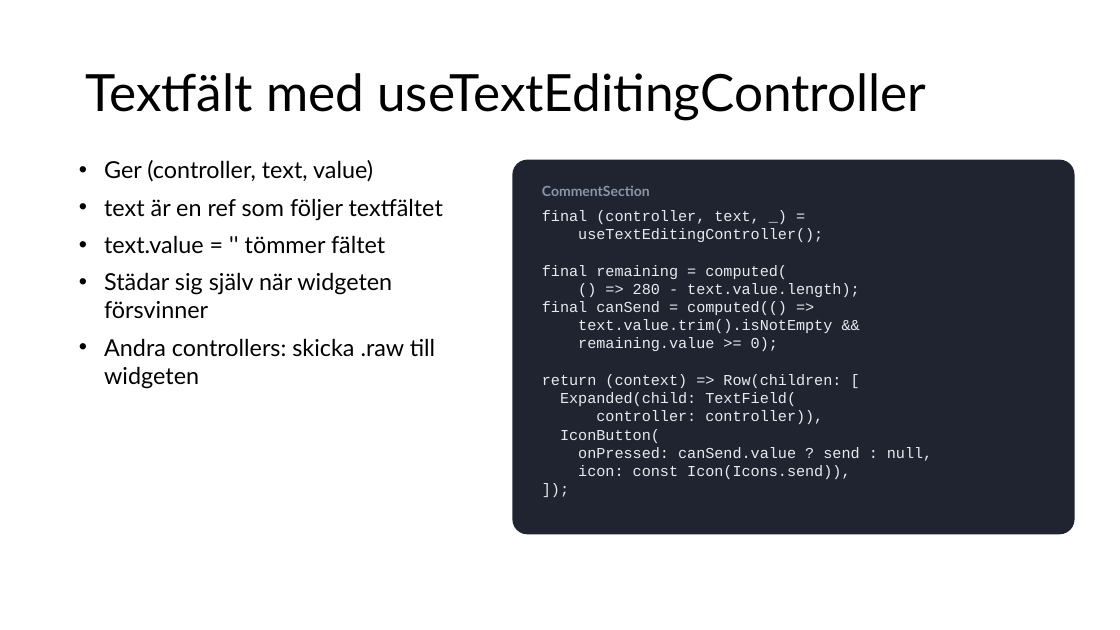
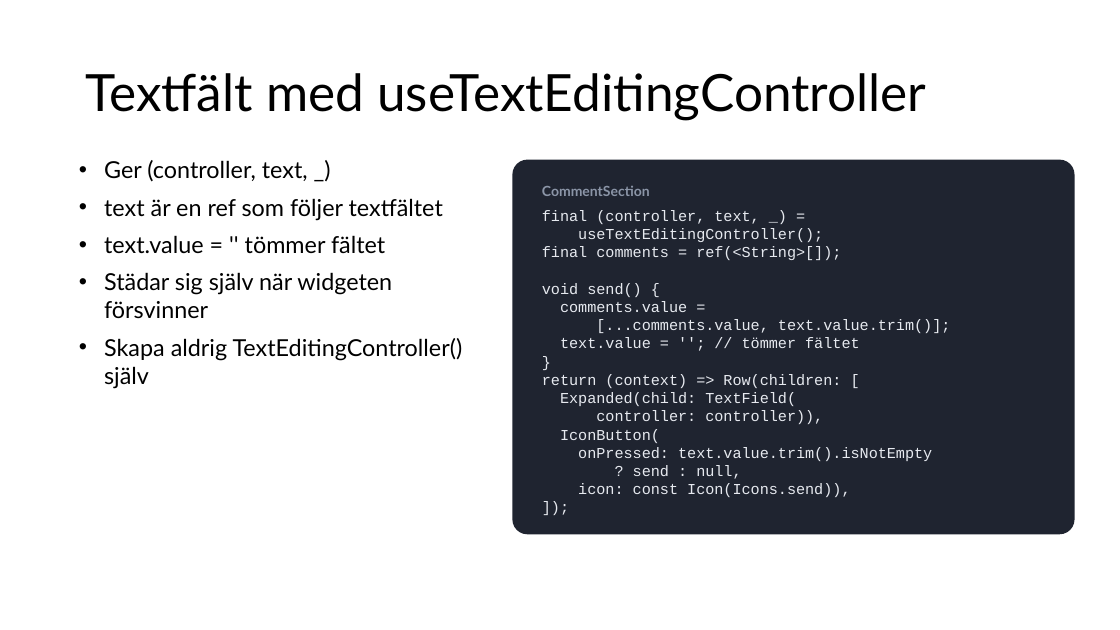
Before and after one commit to abbjetmus/pocketbase-flutter-kurs, a slide deck: slide 63 of Databaser och mobilapputveckling - sammanfattning.pptx (slide 68 before the commit). Drawn at 1120x630 pixels with LibreOffice and Linux fonts; fonts in the diff are those of the drawing. Boxes give left, top, right and bottom in pixels: in the first picture for what was removed or moved away, otherwise in the second. Text is boxed around its words. In the diff, an @@ line names an element or a change of style, - is before the commit and + after.

```diff
--- a/Databaser och mobilapputveckling - sammanfattning.pptx
+++ b/Databaser och mobilapputveckling - sammanfattning.pptx
@@ text at (104, 160, 308, 182): text changed @@
-• Ger (controller, text, value)
+• Ger (controller, text, _)
@@ text in rounded rectangle at (542, 246, 951, 348): text changed @@
-final remaining = computed(
-() => 280 - text.value.length);
-final canSend = computed(() =>
-text.value.trim().isNotEmpty &&
-remaining.value >= 0);
+final comments = ref(<String>[]);
+void send() {
+comments.value =
+[...comments.value, text.value.trim()];
+text.value = ''; // tömmer fältet
+}
@@ text at (104, 338, 463, 389): text changed @@
-• Andra controllers: skicka .raw till widgeten
+• Skapa aldrig TextEditingController() själv
@@ text in rounded rectangle at (578, 447, 932, 479): text changed @@
-onPressed: canSend.value ? send : null,
+onPressed: text.value.trim().isNotEmpty
+? send : null,
```
Also in this commit, not shown: 28 other slides changed, 9 slides removed, 19 other files.
